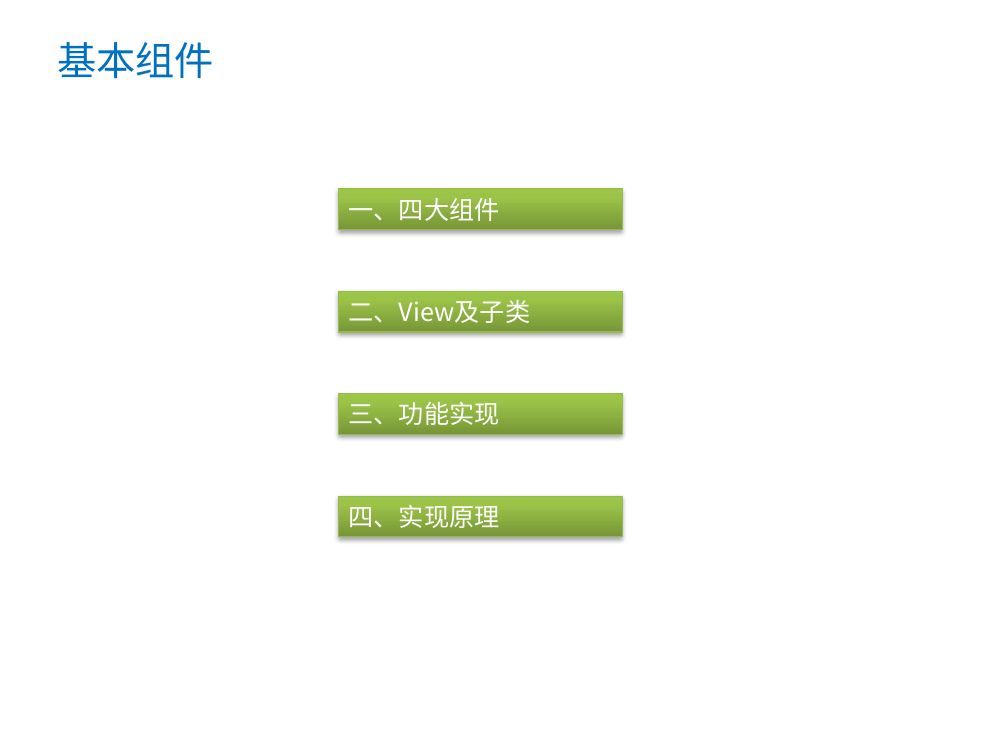
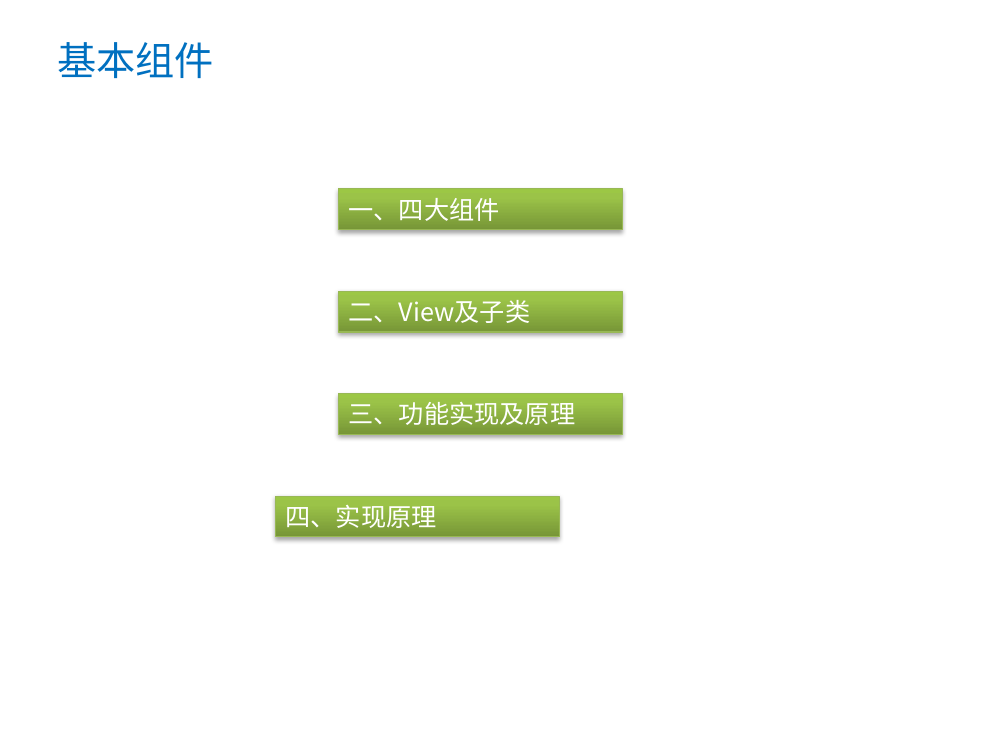
Before and after one commit to jacpy/samples, a slide deck: slide 55 of docs/ppt/android基础资料分享.pptx (slide 36 before the commit). Drawn at 1008x756 pixels with LibreOffice and Linux fonts; fonts in the diff are those of the drawing; background and template pictures are left out. Boxes give left, top, right and bottom in pixels: in the first picture for what was removed or moved away, otherwise in the second. Text is boxed around its words. In the diff, an @@ line names an element or a change of style, - is before the commit and + after.

```diff
--- a/docs/ppt/android基础资料分享.pptx
+++ b/docs/ppt/android基础资料分享.pptx
@@ text in rectangle at (349, 402, 576, 425): text changed @@
-三、功能实现
+三、功能实现及原理
@@ rectangle "四、实现原理": place and size @@
-rectangle "四、实现原理" at (339, 496, 622, 536)
+rectangle "四、实现原理" at (275, 496, 558, 536)
```
Also in this commit, not shown: 4 other slides changed, 20 slides added, 1 slide removed, 1 other file.
